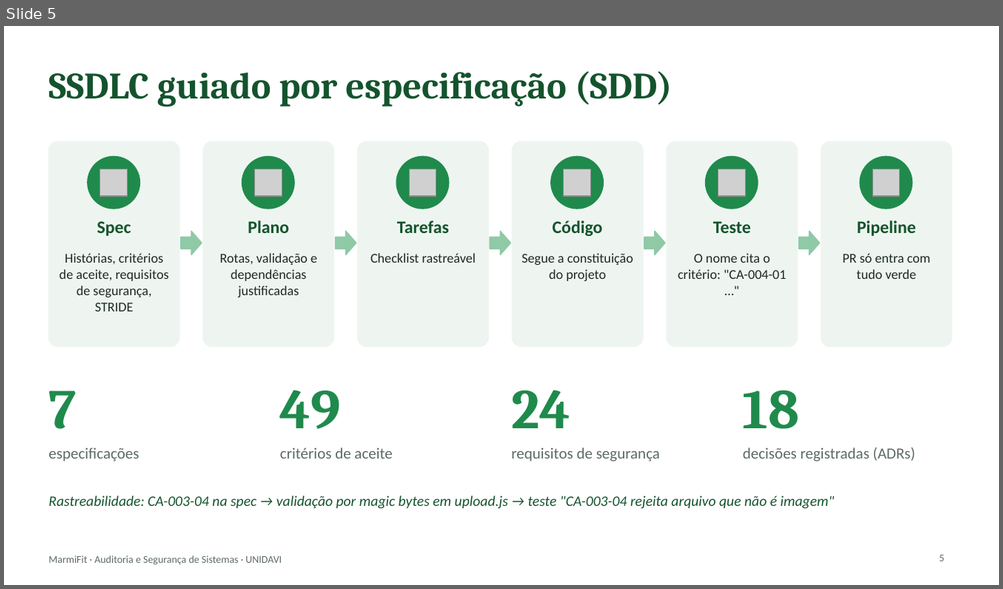
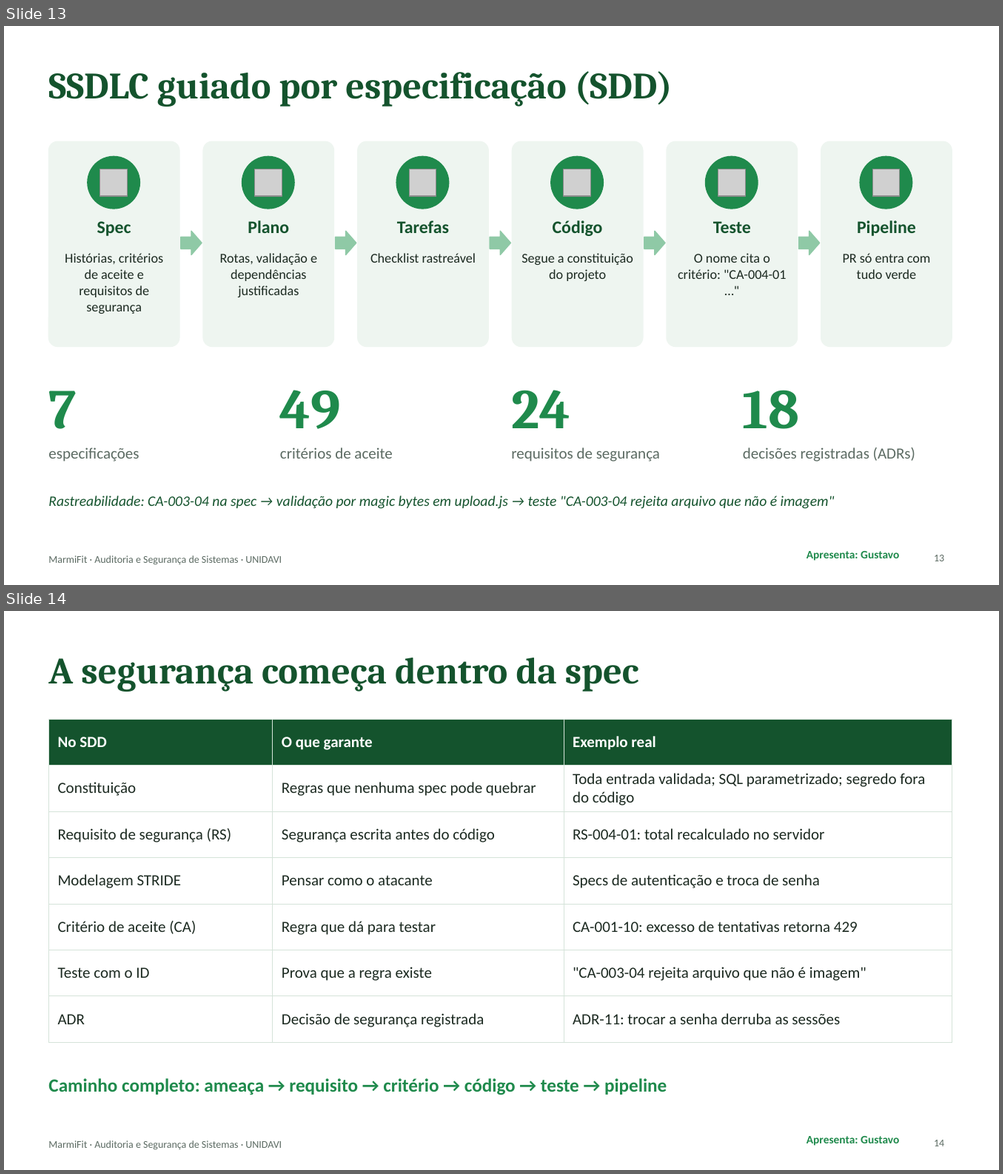
Before and after one commit to 1GustavoBorgonha1/aplicacao_tb_fnl_si, a slide deck: docs/apresentacao/MarmiFit-apresentacao.pptx. Shown one above the other, each under a label of ours: slide 5 before the commit, slides 13 and 14 after it. The pictures are 1003x589 and 1003x1174 pixels, drawn with LibreOffice and Linux fonts; fonts in the diff are those of the drawing; grey boxes stand for pictures. Boxes give left, top, right and bottom in pixels: in the first picture for what was removed or moved away, otherwise in the second. Text is boxed around its words. In the diff, an @@ line names an element or a change of style, - is before the commit and + after.

```diff
--- a/docs/apresentacao/MarmiFit-apresentacao.pptx
+++ b/docs/apresentacao/MarmiFit-apresentacao.pptx
@@ slide 14 added at bbox=[4, 611, 999, 1170], background #FFFFFF; not listed: 1 template element that a slide beside it also shows @@
@@ title added at bbox=[48, 658, 639, 692], 36 pt, text #14532D, bold @@
+A segurança começa dentro da spec
@@ table added at bbox=[48, 719, 951, 1031], 7 rows, 3 columns @@
+No SDD | O que garante | Exemplo real
+Constituição | Regras que nenhuma spec pode quebrar | Toda entrada validada; SQL parametrizado; segredo fora do código
+Requisito de segurança (RS) | Segurança escrita antes do código | RS-004-01: total recalculado no servidor
+Modelagem STRIDE | Pensar como o atacante | Specs de autenticação e troca de senha
+Critério de aceite (CA) | Regra que dá para testar | CA-001-10: excesso de tentativas retorna 429
+Teste com o ID | Prova que a regra existe | "CA-003-04 rejeita arquivo que não é imagem"
+ADR | Decisão de segurança registrada | ADR-11: trocar a senha derruba as sessões
@@ text added at bbox=[48, 1079, 666, 1096], 18 pt, text #1F8A4C, bold @@
+Caminho completo: ameaça → requisito → critério → código → teste → pipeline
@@ text added at bbox=[806, 1136, 899, 1146], 11 pt, text #1F8A4C, bold @@
+Apresenta: Gustavo
@@ page number added at bbox=[933, 1140, 944, 1147], 10 pt, text #5C6B63 @@
+14
@@ what was slide 5 is now slide 13 @@
@@ slide 13 changed as well @@
@@ text at bbox=[65, 253, 163, 314]: text changed @@
-Histórias, critérios de aceite, requisitos de segurança, STRIDE
+Histórias, critérios de aceite e requisitos de segurança
@@ text added at bbox=[806, 551, 899, 561], 11 pt, text #1F8A4C, bold @@
+Apresenta: Gustavo
@@ page number at bbox=[933, 555, 944, 562]: text changed @@
-5
+13
```
Also in this commit, not shown: 16 other slides changed, 7 other slides added.
